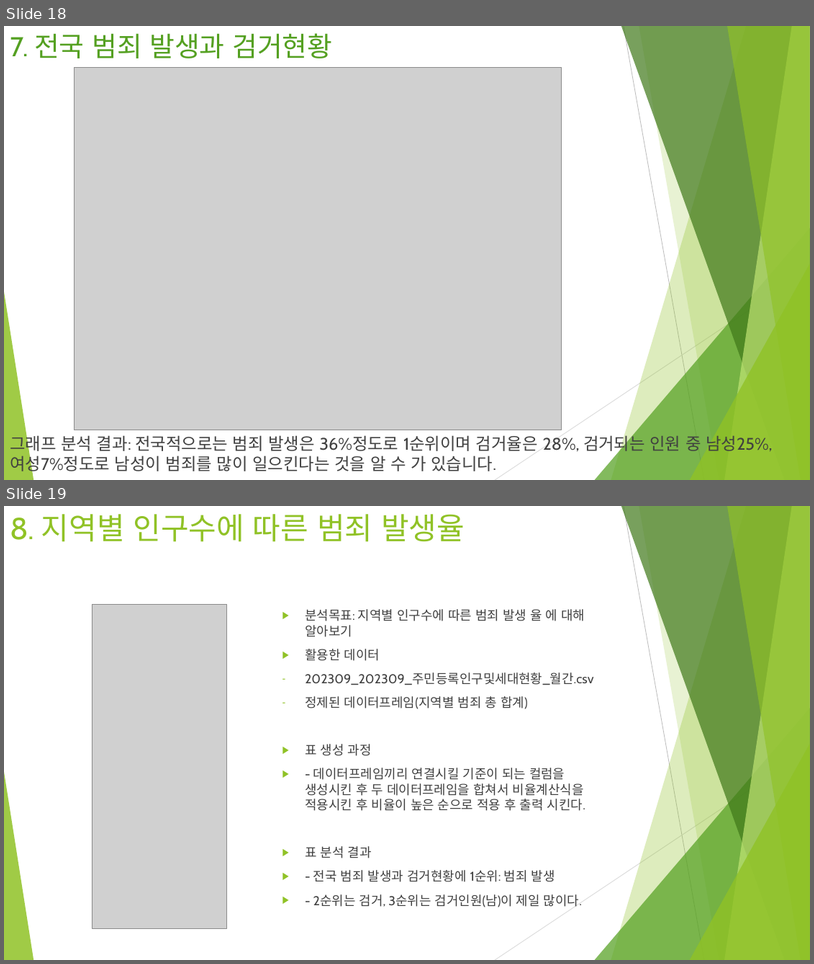
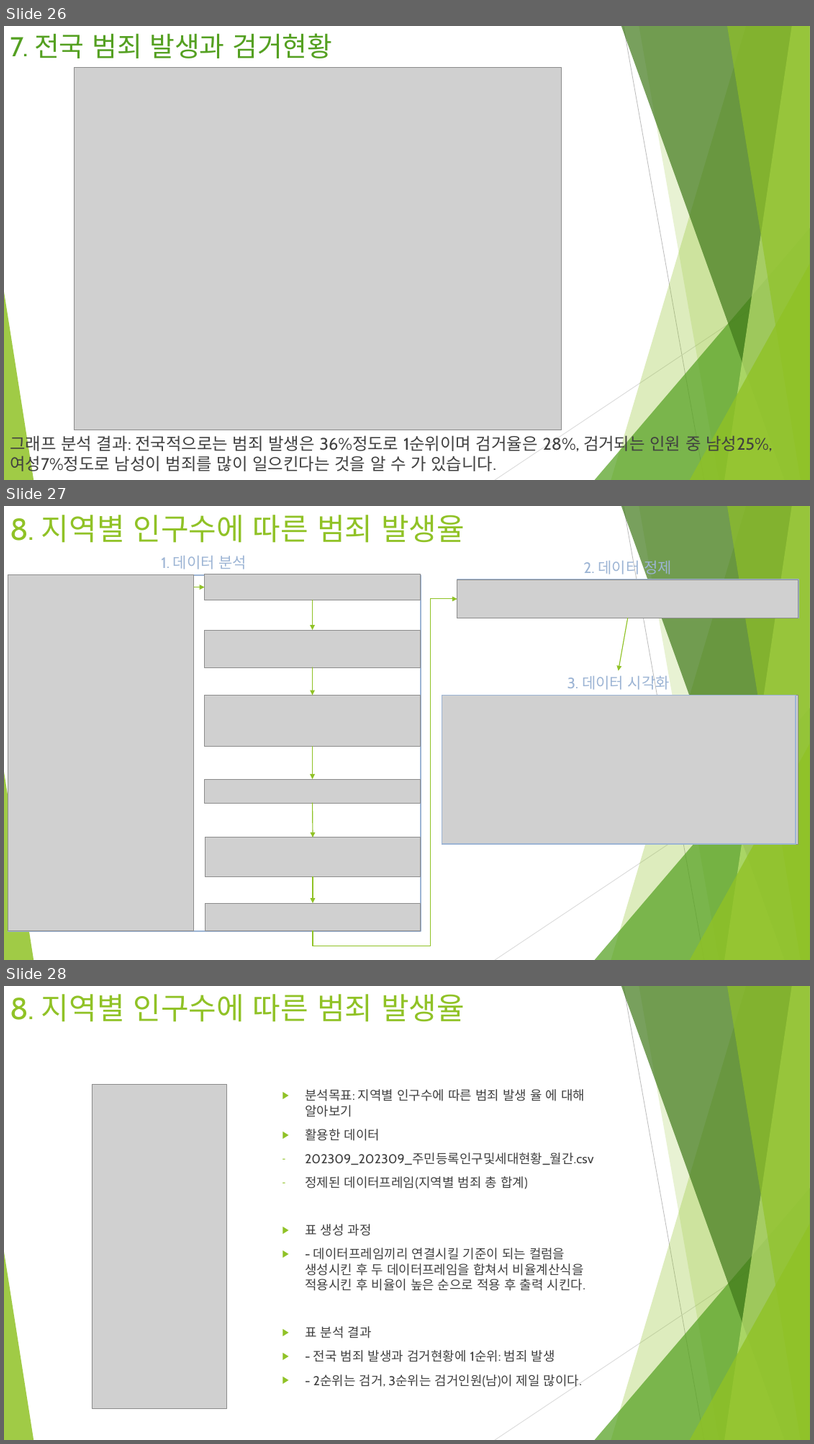
Before and after one commit to HERO19-71604814/Central-Competency-Development-Institute-Python, a slide deck: 2. 데이터 분석 과제/03. 데이터 분석 포트폴리오 작성(범죄 발생에 대한 대처와 해결방안).pptx. Shown one above the other, each under a label of ours: slides 18 and 19 before the commit, slides 26, 27 and 28 after it. The pictures are 814x964 and 814x1444 pixels, drawn with LibreOffice and Linux fonts; fonts in the diff are those of the drawing; grey boxes stand for pictures. Boxes give left, top, right and bottom in pixels: in the first picture for what was removed or moved away, otherwise in the second. Text is boxed around its words. In the diff, an @@ line names an element or a change of style, - is before the commit and + after.

```diff
--- a/2. 데이터 분석 과제/03. 데이터 분석 포트폴리오 작성(범죄 발생에 대한 대처와 해결방안).pptx
+++ b/2. 데이터 분석 과제/03. 데이터 분석 포트폴리오 작성(범죄 발생에 대한 대처와 해결방안).pptx
@@ slide 27 added at <box>4,506,810,960</box>, background #FFFFFF; not listed: 10 template elements that a slide beside it also shows @@
@@ title added at <box>10,515,465,543</box>, 36 pt, text #90C226 @@
+8. 지역별 인구수에 따른 범죄 발생율
@@ text added at <box>161,556,247,569</box>, 18 pt, text #9CB4D4 @@
+1. 데이터 분석
@@ text added at <box>584,558,672,577</box>, 18 pt, text #9CB4D4 @@
+2. 데이터 정제
@@ rectangle added at <box>8,575,422,931</box>, outline #9CB4D4 1.5 pt @@
@@ picture added at <box>8,574,195,930</box> @@
@@ arrow added from (194, 587) to (205, 587), #90C226 1 pt @@
@@ picture added at <box>205,574,421,600</box> @@
@@ rectangle added at <box>458,580,799,618</box>, outline #9CB4D4 1.5 pt @@
@@ picture added at <box>458,580,799,618</box> @@
@@ arrow added from (313, 600) to (313, 630), #90C226 1 pt @@
@@ elbow arrow added from (313, 931) to (458, 599), #90C226 1 pt @@
@@ picture added at <box>205,630,421,667</box> @@
@@ arrow added from (628, 618) to (619, 671), #90C226 1 pt @@
@@ arrow added from (313, 667) to (313, 695), #90C226 1 pt @@
@@ text added at <box>568,673,670,692</box>, 18 pt, text #9CB4D4 @@
+3. 데이터 시각화
@@ picture added at <box>205,695,421,746</box> @@
@@ picture added at <box>442,695,798,844</box> @@
@@ rectangle added at <box>442,695,797,844</box>, outline #9CB4D4 1.5 pt @@
@@ arrow added from (313, 746) to (313, 779), #90C226 1 pt @@
@@ picture added at <box>205,779,421,803</box> @@
@@ arrow added from (313, 803) to (313, 837), #90C226 1 pt @@
@@ picture added at <box>205,837,421,877</box> @@
@@ arrow added from (313, 877) to (313, 903), #90C226 1 pt @@
@@ picture added at <box>205,903,421,931</box> @@
@@ what was slide 18 is now slide 26 @@
@@ what was slide 19 is now slide 28 @@
```
Also in this commit, not shown: 1 slide changed, 8 other slides added, 59 other files.
